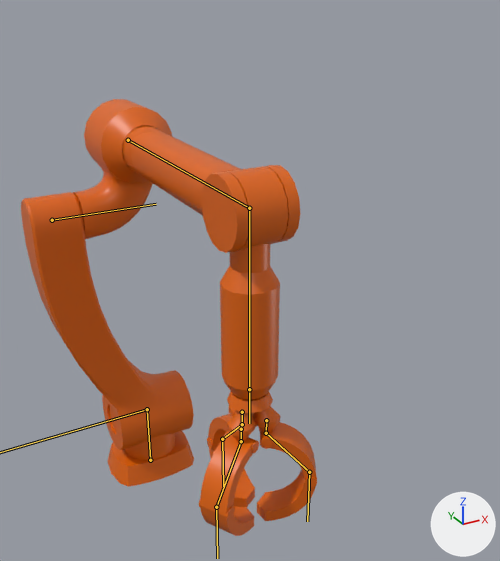
One commit to the glTF model assets/environment/robotv01.gltf: the scene before it, then after it.
One viewpoint serves both versions: a 50 mm lens placed at (-2.3, -6.73, 5.5), pointed at (0.7, -1.29, 2.78). Arrows for +X, +Y and +Z are at lower right; the lights stay in place. The bones that bend it are drawn over the model as lines.

Names of what the first picture shows: 'robot'.
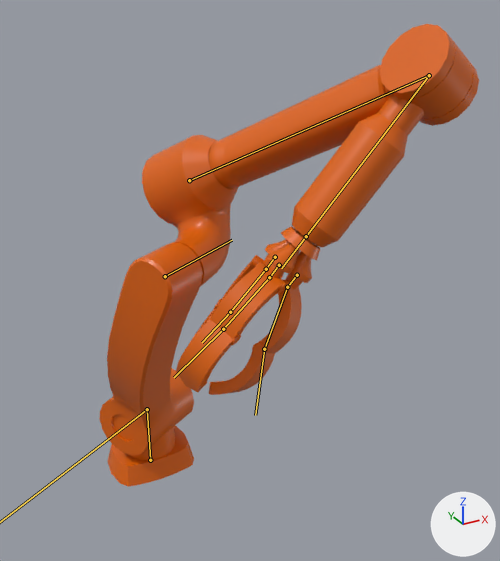
The newer file adds an action. The first version stands in its rest pose; the second is drawn at frame 23 of the action 'robotDab'.

Boxes (x1, y1, x2, y2) around the edits, measured in the pictures (500 x 561 px):
'robot', posed (28% wider): before (21, 99, 317, 536); after (99, 24, 479, 487)
bone 'shoulder', root to tip: before (52, 220) to (156, 204); after (165, 276) to (232, 240)
bone 'armHorizontal', root to tip: before (128, 140) to (249, 208); after (189, 180) to (429, 75)
bone 'armDangling', root to tip: before (249, 208) to (249, 389); after (429, 75) to (306, 236)
bone 'fingerA.001', root to tip: before (242, 412) to (242, 424); after (275, 257) to (266, 269)
bone 'fingerA.002', root to tip: before (242, 424) to (222, 439); after (266, 269) to (230, 312)
bone 'fingerA.003', root to tip: before (222, 439) to (223, 486); after (230, 312) to (202, 342)
bone 'fingerB.002', root to tip: before (241, 441) to (216, 507); after (269, 277) to (223, 329)
bone 'fingerB.003', root to tip: before (216, 507) to (217, 558); after (223, 329) to (174, 377)
bone 'fingerC.001', root to tip: before (266, 420) to (266, 433); after (297, 275) to (287, 287)
bone 'fingerC.002', root to tip: before (266, 433) to (309, 472); after (287, 287) to (264, 349)
bone 'fingerC.003', root to tip: before (309, 472) to (307, 521); after (264, 349) to (255, 415)

The edits, one by one:
Bone 'armCurved' (bone_armcurved) turns from (0, 0, 0) to (0, -25, 30) degrees about its own x, y and z.
Bone 'shoulder' (bone_shoulder) turns from (0, 0, 0) to (0, -52, 0) degrees about its own x, y and z.
Bone 'armHorizontal' (bone_armhorizontal) turns from (0, 0, 0) to (0, -40, 0) degrees about its own x, y and z.
Bone 'armDangling' (bone_armdangling) turns from (0, 0, 0) to (48, 0, 0) degrees about its own x, y and z.
Bone 'fingerA.001' (bone_fingera_001) turns from (0, 0, 0) to (0, 37, 0) degrees about its own x, y and z.
Bone 'fingerA.002' (bone_fingera_002) turns from (0, 0, 0) to (-26, 0, 0) degrees about its own x, y and z.
Bone 'fingerA.003' (bone_fingera_003) turns from (0, 0, 0) to (58, 0, 0) degrees about its own x, y and z.
Bone 'fingerB.002' (bone_fingerb_002) turns from (0, 0, 0) to (-26, 0, 0) degrees about its own x, y and z.
Bone 'fingerB.003' (bone_fingerb_003) turns from (0, 0, 0) to (58, 0, 0) degrees about its own x, y and z.
Bone 'fingerC.001' (bone_fingerc_001) turns from (0, 0, 0) to (0, 37, 0) degrees about its own x, y and z.
Bone 'fingerC.002' (bone_fingerc_002) turns from (0, 0, 0) to (-26, 0, 0) degrees about its own x, y and z.
Bone 'fingerC.003' (bone_fingerc_003) turns from (0, 0, 0) to (57, 0, 0) degrees about its own x, y and z.
